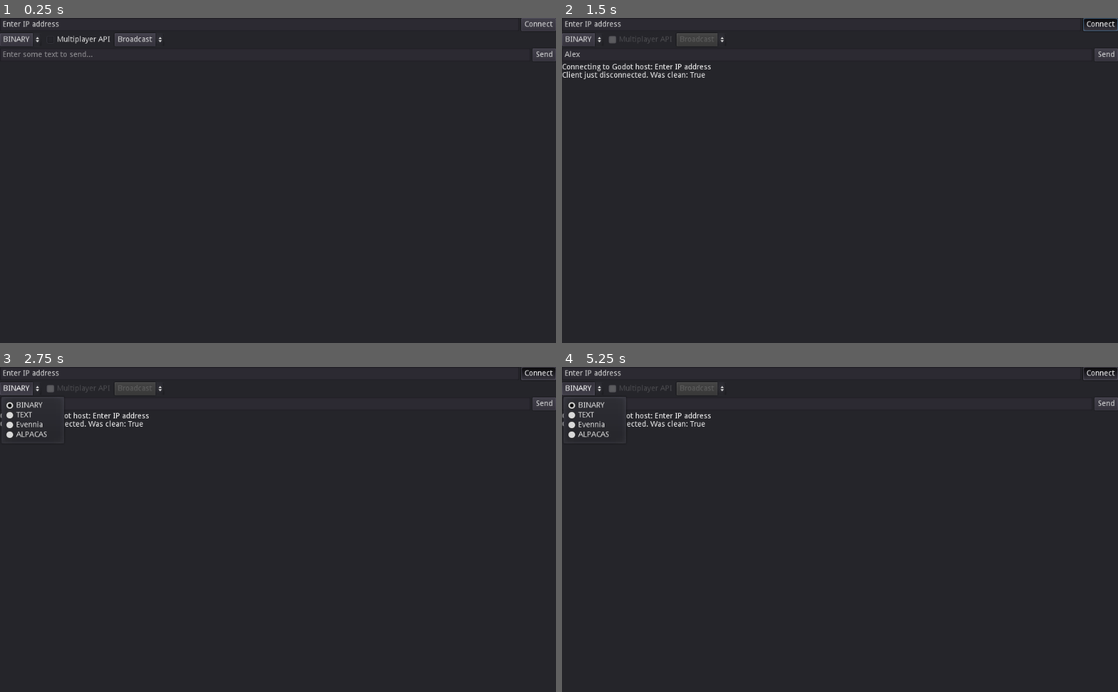
Above: before the commit, frames 1-4 (two rows, left to right).
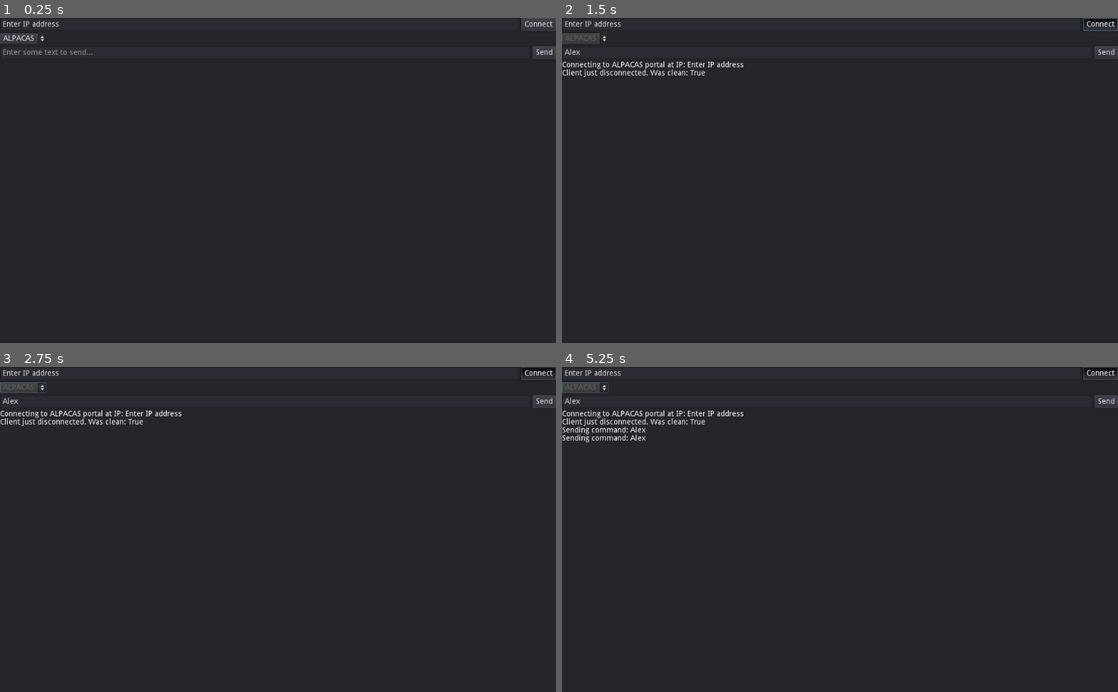
Above: after the commit, the same moments.

Repository: FreeDelete-Software/ALPACASclient
Game: Godot game, scene res://client/client.tscn
Same seed, same stepped clock (60 frames per second), same inputs: the game is played once before the commit and once after it. This scene is started directly instead of the project's main scene.
Inputs (mouse positions are in pixels of both pictures, inside the frame that each line leads up to):
- Up to frame 1 (0.25 s): no input
- Up to frame 2 (1.5 s): click (828, 53) at 0.52 s; type "Alex" at 0.6 s; click "Connect" at 1.25 s
- Up to frame 3 (2.75 s): click (22, 389) at 2 s, where only the run before the commit has a clickable "BINARY"
- Up to frame 4 (5.25 s): click "Send" at 2.75 s; click (584, 389) at 3.5 s, where only the run before the commit has a clickable "BINARY"; click "Send" at 4.25 s; click (584, 389) at 5 s, where only the run before the commit has a clickable "BINARY"

The runs differ from the first frame. In frame 1, 0.6% of the frame differs, in the area x 0-100%, y 4-14%; in frame 2, 1.2%; in frame 3, 1.3%; in frame 4, 1.6%, in the area x 0-100%, y 4-24%.

Commit message:
Remove unused code
This commit drastically changes the code by removing all unused
portions from the copied Godot demo examples. This includes removing UI
elements from the client.tscn file. The result is a cleaner codebase
and a simpler UI. Other readability changes are also included.

Diff:
--- a/client/alpacas.gd
+++ b/client/alpacas.gd
@@ -72,10 +72,9 @@
 # Change connection function to take an address and port instead of URL.
 func connect_to_server(address, port):
 	print("ALPACAS -- Connecting...")
-	var host = "ws://" + address + ":" + port
-	var multiplayer = false
+	var host = "ws://%s:%s" % [address, port]
 	var protocols = PoolStringArray()
-	return _client.connect_to_url(host, protocols, multiplayer)
+	return _client.connect_to_url(host, protocols)
 # ALPACAS
 
 func disconnect_from_host():
--- a/client/client.gd
+++ /dev/null
@@ -1,93 +0,0 @@
-# This code was copied from the websocket_chat demo code provided by Godot
-# under its MIT license terms. See godot.LICENSE.txt for the full license text.
-# Copyright (c) 2007-2021 Juan Linietsky, Ariel Manzur.
-# Copyright (c) 2014-2021 Godot Engine contributors (cf. AUTHORS.md).
-
-# Modifications for the ALPACASclient project are BSD 3-Clause:
-# Copyright (c) 2021, Michael J. Freidel
-# See the LICENSE file for the full license text.
-
-extends Node
-
-onready var _log_dest = get_parent().get_node("Panel/VBoxContainer/RichTextLabel")
-
-var _client = WebSocketClient.new()
-var _write_mode = WebSocketPeer.WRITE_MODE_BINARY
-var _use_multiplayer = true
-var last_connected_client = 0
-
-func _init():
-	_client.connect("connection_established", self, "_client_connected")
-	_client.connect("connection_error", self, "_client_disconnected")
-	_client.connect("connection_closed", self, "_client_disconnected")
-	_client.connect("server_close_request", self, "_client_close_request")
-	_client.connect("data_received", self, "_client_received")
-
-	_client.connect("peer_packet", self, "_client_received")
-	_client.connect("peer_connected", self, "_peer_connected")
-	_client.connect("connection_succeeded", self, "_client_connected", ["multiplayer_protocol"])
-	_client.connect("connection_failed", self, "_client_disconnected")
-
-
-func _client_close_request(code, reason):
-	Utils._log(_log_dest, "Close code: %d, reason: %s" % [code, reason])
-
-
-func _peer_connected(id):
-	Utils._log(_log_dest, "%s: Client just connected" % id)
-	last_connected_client = id
-
-
-func _exit_tree():
-	_client.disconnect_from_host(1001, "Bye bye!")
-
-
-func _process(_delta):
-	if _client.get_connection_status() == WebSocketClient.CONNECTION_DISCONNECTED:
-		return
-
-	_client.poll()
-
-
-func _client_connected(protocol):
-	Utils._log(_log_dest, "Client just connected with protocol: %s" % protocol)
-	_client.get_peer(1).set_write_mode(_write_mode)
-
-
-func _client_disconnected(clean=true):
-	Utils._log(_log_dest, "Client just disconnected. Was clean: %s" % clean)
-
-
-func _client_received(_p_id = 1):
-	if _use_multiplayer:
-		var peer_id = _client.get_packet_peer()
-		var packet = _client.get_packet()
-		Utils._log(_log_dest, "MPAPI: From %s Data: %s" % [str(peer_id), Utils.decode_data(packet, false)])
-	else:
-		var packet = _client.get_peer(1).get_packet()
-		var is_string = _client.get_peer(1).was_string_packet()
-		Utils._log(_log_dest, "Received data. BINARY: %s: %s" % [not is_string, Utils.decode_data(packet, is_string)])
-
-
-func connect_to_url(host, protocols, multiplayer):
-	_use_multiplayer = multiplayer
-	if _use_multiplayer:
-		_write_mode = WebSocketPeer.WRITE_MODE_BINARY
-	return _client.connect_to_url(host, protocols, multiplayer)
-
-
-func disconnect_from_host():
-	_client.disconnect_from_host(1000, "Bye bye!")
-
-
-func send_data(data, dest):
-	_client.get_peer(1).set_write_mode(_write_mode)
-	if _use_multiplayer:
-		_client.set_target_peer(dest)
-		_client.put_packet(Utils.encode_data(data, _write_mode))
-	else:
-		_client.get_peer(1).put_packet(Utils.encode_data(data, _write_mode))
-
-
-func set_write_mode(mode):
-	_write_mode = mode
--- a/client/client.tscn
+++ b/client/client.tscn
@@ -1,7 +1,6 @@
-[gd_scene load_steps=5 format=2]
+[gd_scene load_steps=4 format=2]
 
 [ext_resource path="res://client/client_ui.gd" type="Script" id=1]
-[ext_resource path="res://client/client.gd" type="Script" id=2]
 [ext_resource path="res://client/evennia.gd" type="Script" id=3]
 [ext_resource path="res://client/alpacas.gd" type="Script" id=4]
 
@@ -33,7 +32,7 @@
 margin_bottom = 24.0
 size_flags_horizontal = 3
 text = "Enter IP address"
-placeholder_text = "ws://my.server/path/"
+placeholder_text = "127.0.0.1"
 
 [node name="Connect" type="Button" parent="Panel/VBoxContainer/Connect"]
 margin_left = 960.0
@@ -45,28 +44,16 @@
 [node name="Settings" type="HBoxContainer" parent="Panel/VBoxContainer"]
 margin_top = 28.0
 margin_right = 1024.0
-margin_bottom = 52.0
+margin_bottom = 48.0
 
 [node name="Mode" type="OptionButton" parent="Panel/VBoxContainer/Settings"]
 margin_right = 29.0
-margin_bottom = 24.0
-
-[node name="Multiplayer" type="CheckBox" parent="Panel/VBoxContainer/Settings"]
-margin_left = 33.0
-margin_right = 159.0
-margin_bottom = 24.0
-toggle_mode = false
-text = "Multiplayer API"
-
-[node name="Destination" type="OptionButton" parent="Panel/VBoxContainer/Settings"]
-margin_left = 163.0
-margin_right = 192.0
-margin_bottom = 24.0
+margin_bottom = 20.0
 
 [node name="Send" type="HBoxContainer" parent="Panel/VBoxContainer"]
-margin_top = 56.0
+margin_top = 52.0
 margin_right = 1024.0
-margin_bottom = 80.0
+margin_bottom = 76.0
 
 [node name="LineEdit" type="LineEdit" parent="Panel/VBoxContainer/Send"]
 margin_right = 977.0
@@ -81,13 +68,10 @@
 text = "Send"
 
 [node name="RichTextLabel" type="RichTextLabel" parent="Panel/VBoxContainer"]
-margin_top = 84.0
+margin_top = 80.0
 margin_right = 1024.0
 margin_bottom = 600.0
 size_flags_vertical = 3
-
-[node name="Client" type="Node" parent="."]
-script = ExtResource( 2 )
 
 [node name="Evennia" type="Node" parent="."]
 script = ExtResource( 3 )
--- a/client/client_ui.gd
+++ b/client/client_ui.gd
@@ -9,98 +9,49 @@
 
 extends Control
 
-# ALPACAS
-# Add vars for connection objects.
-onready var _evennia = $Evennia
-onready var _alpacas = $ALPACAS
-# ALPACAS
+# Use ALPACAS connection by default
+onready var _client = $ALPACAS
+onready var _client_port = 4020
 
-onready var _client = $Client
 onready var _log_dest = $Panel/VBoxContainer/RichTextLabel
 onready var _line_edit = $Panel/VBoxContainer/Send/LineEdit
 onready var _host = $Panel/VBoxContainer/Connect/Host
-onready var _multiplayer = $Panel/VBoxContainer/Settings/Multiplayer
-onready var _write_mode = $Panel/VBoxContainer/Settings/Mode
-onready var _destination = $Panel/VBoxContainer/Settings/Destination
+onready var _client_mode = $Panel/VBoxContainer/Settings/Mode
 
 
 func _ready():
-	_write_mode.clear()
-	_write_mode.add_item("BINARY")
-	_write_mode.set_item_metadata(0, WebSocketPeer.WRITE_MODE_BINARY)
-	_write_mode.add_item("TEXT")
-	_write_mode.set_item_metadata(1, WebSocketPeer.WRITE_MODE_TEXT)
-
-	# ALPACAS -- Add Evennia option to Mode menu
-	_write_mode.add_item("Evennia")
-	_write_mode.set_item_metadata(2, WebSocketPeer.WRITE_MODE_TEXT)
-	_write_mode.add_item("ALPACAS")
-	_write_mode.set_item_metadata(3, WebSocketPeer.WRITE_MODE_TEXT)
-	# ALPACAS
-
-	_destination.add_item("Broadcast")
-	_destination.set_item_metadata(0, 0)
-	_destination.add_item("Last connected")
-	_destination.set_item_metadata(1, 1)
-	_destination.add_item("All But last connected")
-	_destination.set_item_metadata(2, -1)
-	_destination.select(0)
+	_client_mode.clear()
+	_client_mode.add_item("ALPACAS")
+	_client_mode.set_item_metadata(0, WebSocketPeer.WRITE_MODE_TEXT)
+	_client_mode.add_item("Evennia")
+	_client_mode.set_item_metadata(1, WebSocketPeer.WRITE_MODE_TEXT)
 
 
 func _on_Mode_item_selected(_id):
-	_client.set_write_mode(_write_mode.get_selected_metadata())
+	if _id == 0:
+		_client = $ALPACAS
+		_client_port = 4020
+	elif _id == 1:
+		_client = $Evennia
+		_client_port = 4002
+	_client.set_write_mode(_client_mode.get_selected_metadata())
 
 
 func _on_Send_pressed():
 	if _line_edit.text == "":
 		return
 
-	var dest = _destination.get_selected_metadata()
-	if dest > 0:
-		dest = _client.last_connected_client
-	elif dest < 0:
-		dest = -_client.last_connected_client
-
-# ALPACAS
-	if _write_mode.get_selected_id() == 2:
-		Utils._log(_log_dest, "Sending command: %s" % [_line_edit.text])
-		_evennia.send_data(Utils.encode_evennia(["text", [_line_edit.text], {}]))
-	elif _write_mode.get_selected_id() == 3:
-		Utils._log(_log_dest, "Sending command: %s" % [_line_edit.text])
-		_alpacas.send_data(Utils.encode_evennia(["text", [_line_edit.text], {}]))
-	else:
-		Utils._log(_log_dest, "Sending data %s to %s" % [_line_edit.text, dest])
-		_client.send_data(_line_edit.text, dest)
-# ALPACAS
-
-	_line_edit.text = ""
+	Utils._log(_log_dest, "Sending command: %s" % [_line_edit.text])
+	_client.send_data(Utils.encode_evennia(["text", [_line_edit.text], {}]))
 
 
 func _on_Connect_toggled( pressed ):
 	if pressed:
-		var multiplayer = _multiplayer.pressed
-		if multiplayer:
-			_write_mode.disabled = true
-		else:
-			_destination.disabled = true
-			_multiplayer.disabled = true
+		_client_mode.disabled = true
 		if _host.text != "":
-			# ALPACAS -- Add Evennia connect option
-			if _write_mode.get_selected_id() == 2:
-				Utils._log(_log_dest, "Connecting to Evennia server at IP: %s" % [_host.text])
-				_evennia.connect_to_server(_host.text, "4002")
-			elif _write_mode.get_selected_id() == 3:
-				Utils._log(_log_dest, "Connecting to ALPACAS portal at IP: %s" % [_host.text])
-				_alpacas.connect_to_server(_host.text, "4020")
-			else:
-				Utils._log(_log_dest, "Connecting to Godot host: %s" % [_host.text])
-				var supported_protocols = PoolStringArray(["my-protocol2", "my-protocol", "binary"])
-				_client.connect_to_url(_host.text, supported_protocols, multiplayer)
-			# ALPACAS
-
+			Utils._log(_log_dest, "Connecting to ALPACAS portal at IP: %s" % [_host.text])
+			_client.connect_to_server(_host.text, _client_port)
 
 	else:
-		_destination.disabled = false
-		_write_mode.disabled = false
-		_multiplayer.disabled = false
+		_client_mode.disabled = false
 		_client.disconnect_from_host()
--- a/client/utils.gd
+++ b/client/utils.gd
@@ -9,19 +9,6 @@
 
 extends Node
 
-func encode_data(data, mode):
-	if mode == WebSocketPeer.WRITE_MODE_TEXT:
-		return data.to_utf8()
-	return var2bytes(data)
-
-
-func decode_data(data, is_string):
-	if is_string:
-		return data.get_string_from_utf8()
-	return bytes2var(data)
-
-
-# ALPACAS -- Add functions to process JSON data to/from Evennia
 func encode_evennia(input_array):
 	var data = JSON.print(input_array)
 	return data.to_utf8()
@@ -30,10 +17,7 @@
 func decode_evennia(data):
 	var parsed_data = JSON.parse(data)
 	return parsed_data.result
-# ALPACAS
 
-# ALPACAS
 func _log(node, msg):
 	print("Displaying message.")
 	node.add_text(str(msg) + "\n")
-# ALPACAS
Not shown, changed: VERSION
